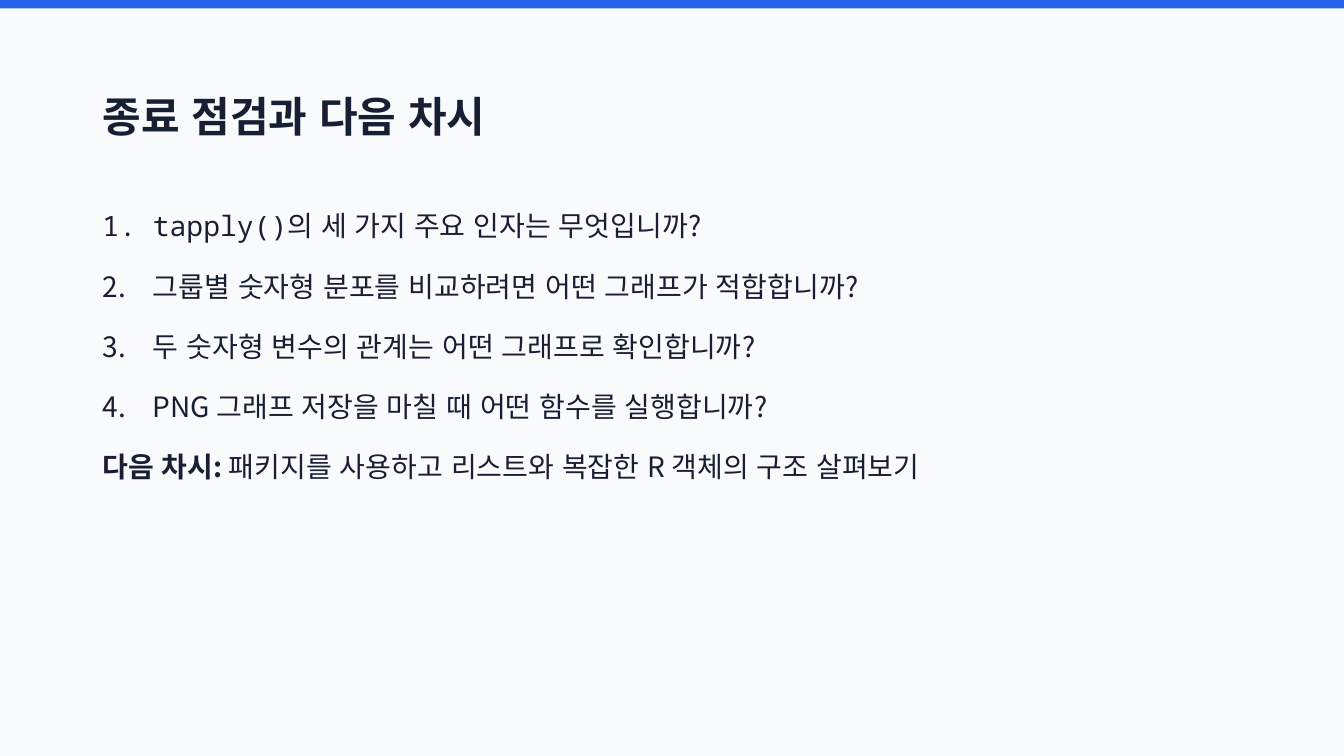
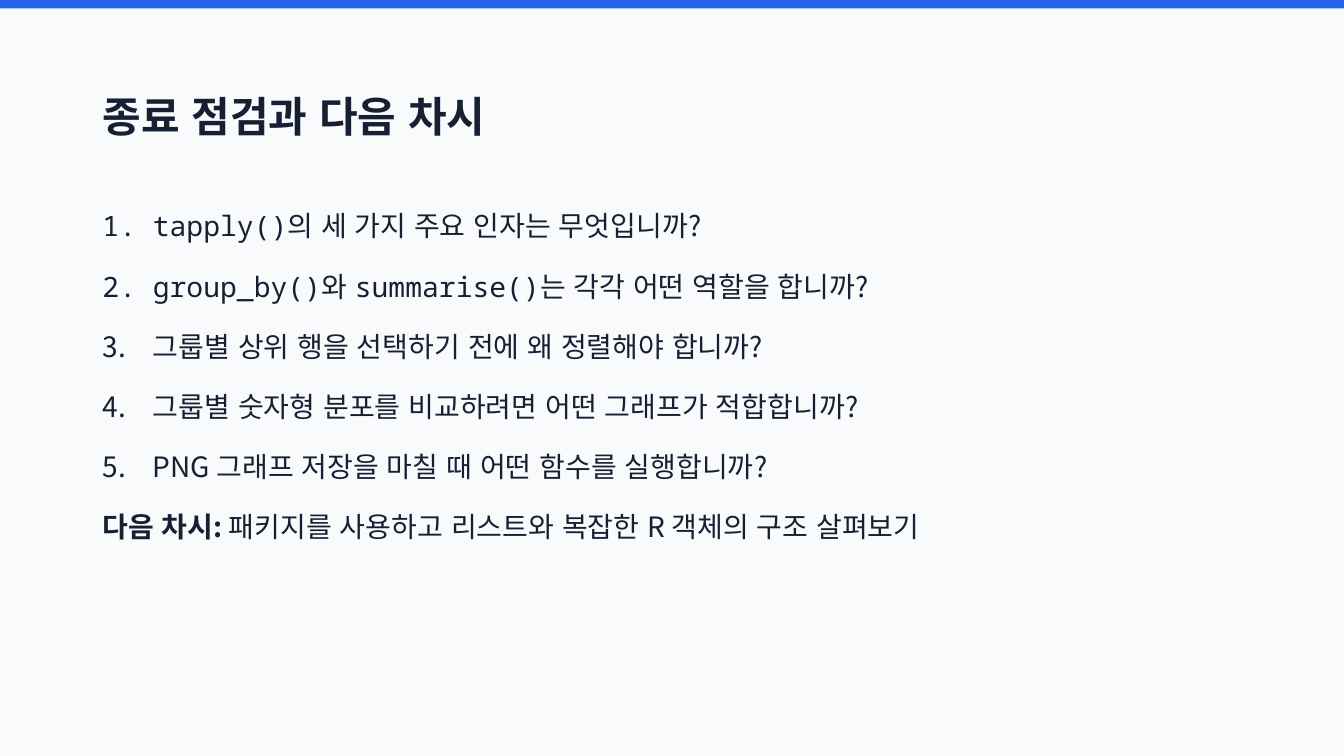
Before and after one commit to joonion/r-programming-basic, a slide deck: slide 72 of slides/10_summaries_and_visualization.pptx (slide 53 before the commit). Drawn at 1344x756 pixels with LibreOffice and Linux fonts; fonts in the diff are those of the drawing. Boxes give left, top, right and bottom in pixels: in the first picture for what was removed or moved away, otherwise in the second. Text is boxed around its words. In the diff, an @@ line names an element or a change of style, - is before the commit and + after.

```diff
--- a/slides/10_summaries_and_visualization.pptx
+++ b/slides/10_summaries_and_visualization.pptx
@@ text at box(153, 273, 869, 360): paragraphs added @@
+2. group_by()와 summarise()는 각각 어떤 역할을 합니까?
+3. 그룹별 상위 행을 선택하기 전에 왜 정렬해야 합니까?
@@ text at box(153, 333, 756, 360): paragraph removed @@
-3. 두 숫자형 변수의 관계는 어떤 그래프로 확인합니까?
```
Also in this commit, not shown: 2 other slides changed, 19 slides added, 59 other files.
